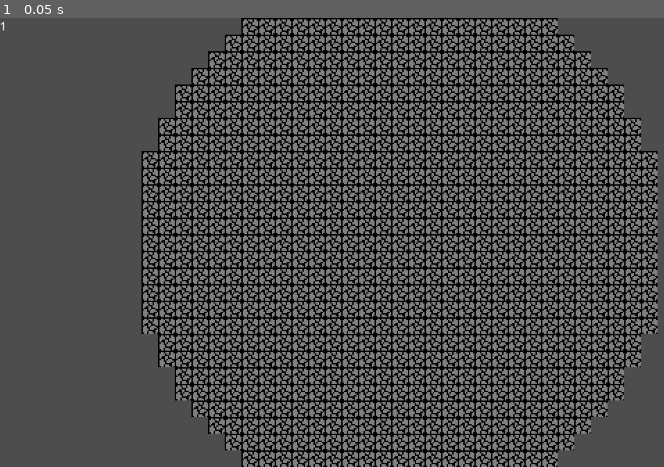
Above: before the commit, frame 1.
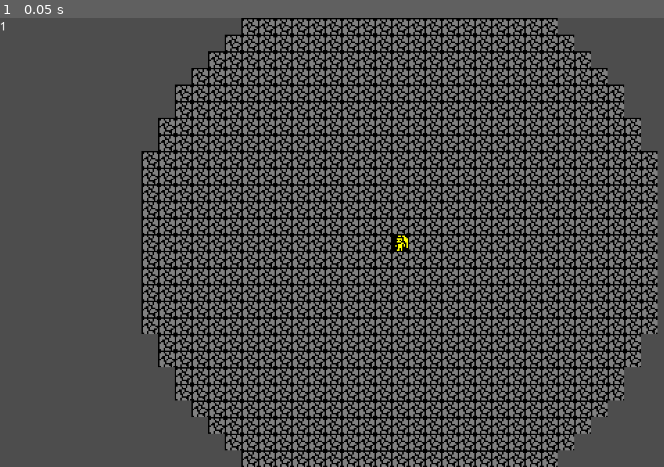
Above: after the commit, the same moment.

Repository: AstraSpec/spacetraveller
Game: Godot game, scene res://main.tscn
The game is run twice, just before and just after one commit, with the same random seed, the same clock (stepped at 60 frames per second) and the same inputs.
Inputs:
- Up to frame 1 (0.05 s): no input

The runs differ from the first frame. In frame 1, less than 0.1% of the frame differs, in the area x 59-62%, y 48-52%.

Commit message:
added player

Diff:
--- a/main.tscn
+++ b/main.tscn
@@ -1,21 +1,30 @@
-[gd_scene load_steps=5 format=3 uid="uid://da4617sbpgvwl"]
+[gd_scene load_steps=6 format=3 uid="uid://da4617sbpgvwl"]
 
 [ext_resource type="Script" path="res://src/world/world.gd" id="1_0bwn5"]
 [ext_resource type="Script" path="res://src/main.gd" id="1_14wn1"]
 [ext_resource type="Script" path="res://src/debug/debug_info.gd" id="1_nm0yd"]
 [ext_resource type="Texture2D" uid="uid://bol6seyvcdlfe" path="res://gfx/urizen.png" id="2_hj8l7"]
+[ext_resource type="Script" path="res://src/player.gd" id="4_yn2v7"]
 
-[node name="Main" type="Node2D" node_paths=PackedStringArray("World", "Camera")]
+[node name="Main" type="Node2D" node_paths=PackedStringArray("World", "Player")]
 script = ExtResource("1_14wn1")
 World = NodePath("World")
-Camera = NodePath("Camera")
-
-[node name="Camera" type="Camera2D" parent="."]
-zoom = Vector2(2, 2)
+Player = NodePath("Player")
 
 [node name="World" type="Node2D" parent="."]
 script = ExtResource("1_0bwn5")
 tilesheet = ExtResource("2_hj8l7")
+
+[node name="Player" type="Sprite2D" parent="."]
+texture = ExtResource("2_hj8l7")
+centered = false
+region_enabled = true
+region_rect = Rect2(339, 92, 12, 12)
+script = ExtResource("4_yn2v7")
+
+[node name="Camera" type="Camera2D" parent="Player"]
+position = Vector2(6, 6)
+zoom = Vector2(2, 2)
 
 [node name="CanvasLayer" type="CanvasLayer" parent="."]
 
--- /dev/null
+++ b/noise/biome_noise.tres
@@ -0,0 +1,5 @@
+[gd_resource type="FastNoiseLite" format=3 uid="uid://ceenwo60udybx"]
+
+[resource]
+seed = 3
+frequency = 0.05
--- a/project.godot
+++ b/project.godot
@@ -24,6 +24,29 @@
 
 window/vsync/vsync_mode=0
 
+[input]
+
+w={
+"deadzone": 0.5,
+"events": [Object(InputEventKey,"resource_local_to_scene":false,"resource_name":"","device":-1,"window_id":0,"alt_pressed":false,"shift_pressed":false,"ctrl_pressed":false,"meta_pressed":false,"pressed":false,"keycode":0,"physical_keycode":87,"key_label":0,"unicode":119,"location":0,"echo":false,"script":null)
+]
+}
+a={
+"deadzone": 0.5,
+"events": [Object(InputEventKey,"resource_local_to_scene":false,"resource_name":"","device":-1,"window_id":0,"alt_pressed":false,"shift_pressed":false,"ctrl_pressed":false,"meta_pressed":false,"pressed":false,"keycode":0,"physical_keycode":65,"key_label":0,"unicode":97,"location":0,"echo":false,"script":null)
+]
+}
+s={
+"deadzone": 0.5,
+"events": [Object(InputEventKey,"resource_local_to_scene":false,"resource_name":"","device":-1,"window_id":0,"alt_pressed":false,"shift_pressed":false,"ctrl_pressed":false,"meta_pressed":false,"pressed":false,"keycode":0,"physical_keycode":83,"key_label":0,"unicode":115,"location":0,"echo":false,"script":null)
+]
+}
+d={
+"deadzone": 0.5,
+"events": [Object(InputEventKey,"resource_local_to_scene":false,"resource_name":"","device":-1,"window_id":0,"alt_pressed":false,"shift_pressed":false,"ctrl_pressed":false,"meta_pressed":false,"pressed":false,"keycode":0,"physical_keycode":68,"key_label":0,"unicode":100,"location":0,"echo":false,"script":null)
+]
+}
+
 [rendering]
 
 textures/canvas_textures/default_texture_filter=0
--- a/src/main.gd
+++ b/src/main.gd
@@ -1,10 +1,10 @@
 extends Node2D
 
 @export var World :Node2D
-@export var Camera :Camera2D
+@export var Player :Sprite2D
 
 func _ready() -> void:
 	World.init_world_bubble()
-	Camera.position = Vector2(
-		World.WORLD_BUBBLE_SIZE / 2 * World.TILE_SIZE + World.TILE_SIZE / 2,
-		World.WORLD_BUBBLE_SIZE / 2 * World.TILE_SIZE + World.TILE_SIZE / 2)
+	Player.position = Vector2(
+		World.WORLD_BUBBLE_SIZE / 2 * World.TILE_SIZE,
+		World.WORLD_BUBBLE_SIZE / 2 * World.TILE_SIZE)
--- /dev/null
+++ b/src/player.gd
@@ -0,0 +1,40 @@
+extends Sprite2D
+
+const MOVE_TIMER :float = 0.35
+const HOLD_MOVE_TIMER :float = 0.05
+
+var time_since_move :float = 0.0
+var key_pressed :Vector2 = Vector2.ZERO
+var key_held :bool = false
+var shift_mode :bool = false
+
+func _process(delta) -> void:
+	# Computes time since moved
+	time_since_move += delta
+
+	# Gets movement vector
+	var displacement :Vector2 = Vector2(Input.get_axis("a", "d"), Input.get_axis("w", "s"))
+
+	# No keys held
+	if displacement == Vector2.ZERO:
+		key_pressed = Vector2.ZERO
+		key_held = false
+
+	# Different key pressed from previous key
+	elif displacement != key_pressed and shift_mode == false:
+		interact_cell(displacement)
+		key_held = false
+
+	# Same key pressed from previous key
+	else:
+		# Different wait timers for held/not held
+		if !key_held:
+			if time_since_move > MOVE_TIMER:
+				key_held = true
+				interact_cell(displacement)
+		else:
+			if time_since_move > HOLD_MOVE_TIMER:
+				interact_cell(displacement)
+
+func interact_cell(displacement :Vector2) -> void:
+	print(displacement)
--- a/src/world/world.gd
+++ b/src/world/world.gd
@@ -23,8 +23,10 @@
 		if distance < WORLD_BUBBLE_SIZE / 2:
 			init_tile(cell_position)
 
-# Initializes individual tiles
+# Initializes individual tile textures
 func init_tile(cell_pos :Vector2) -> void:
+	var tile_id :int = load_tile(cell_pos)
+
 	var tile_instance :RID = RenderingServer.canvas_item_create()
 	RenderingServer.canvas_item_set_parent(tile_instance, get_canvas_item())
 	RenderingServer.canvas_item_add_texture_rect_region(
@@ -33,3 +35,11 @@
 		tilesheet,
 		Rect2(1, 27, TILE_SIZE, TILE_SIZE))
 	tile_RIDs.append(tile_instance)
+
+# Obtains tile data TODO: rename this cell?
+func load_tile(cell_pos :Vector2) -> int:
+	# TODO: first check if tile has been loaded in the past
+
+
+
+	return 0
